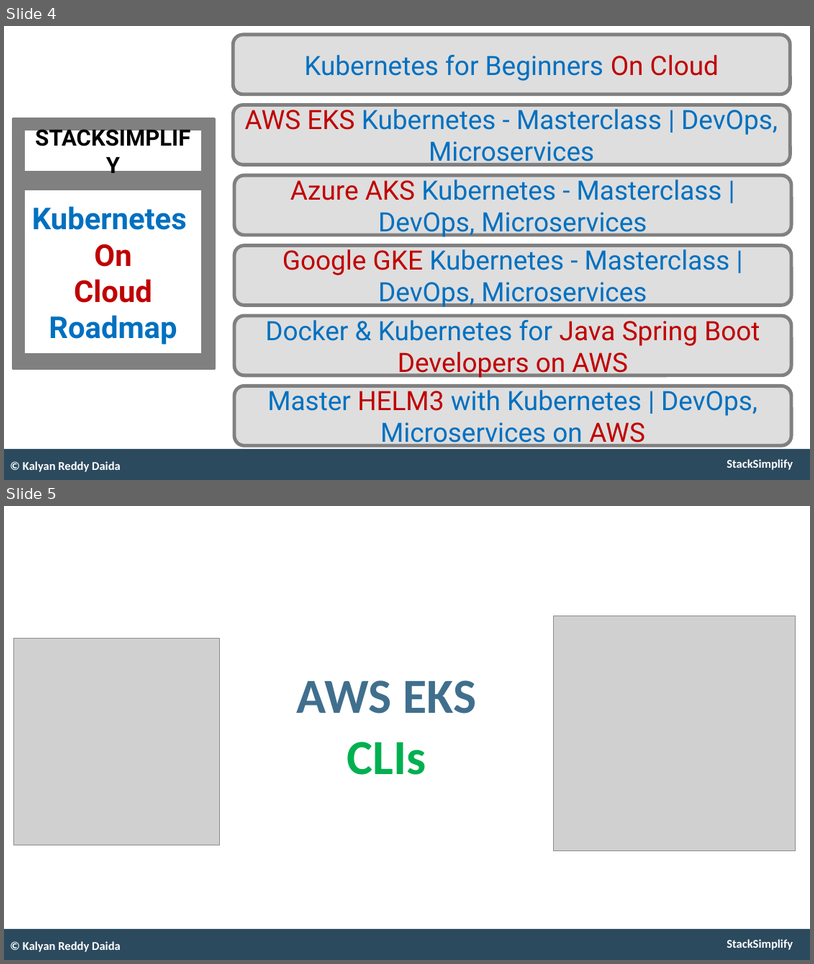
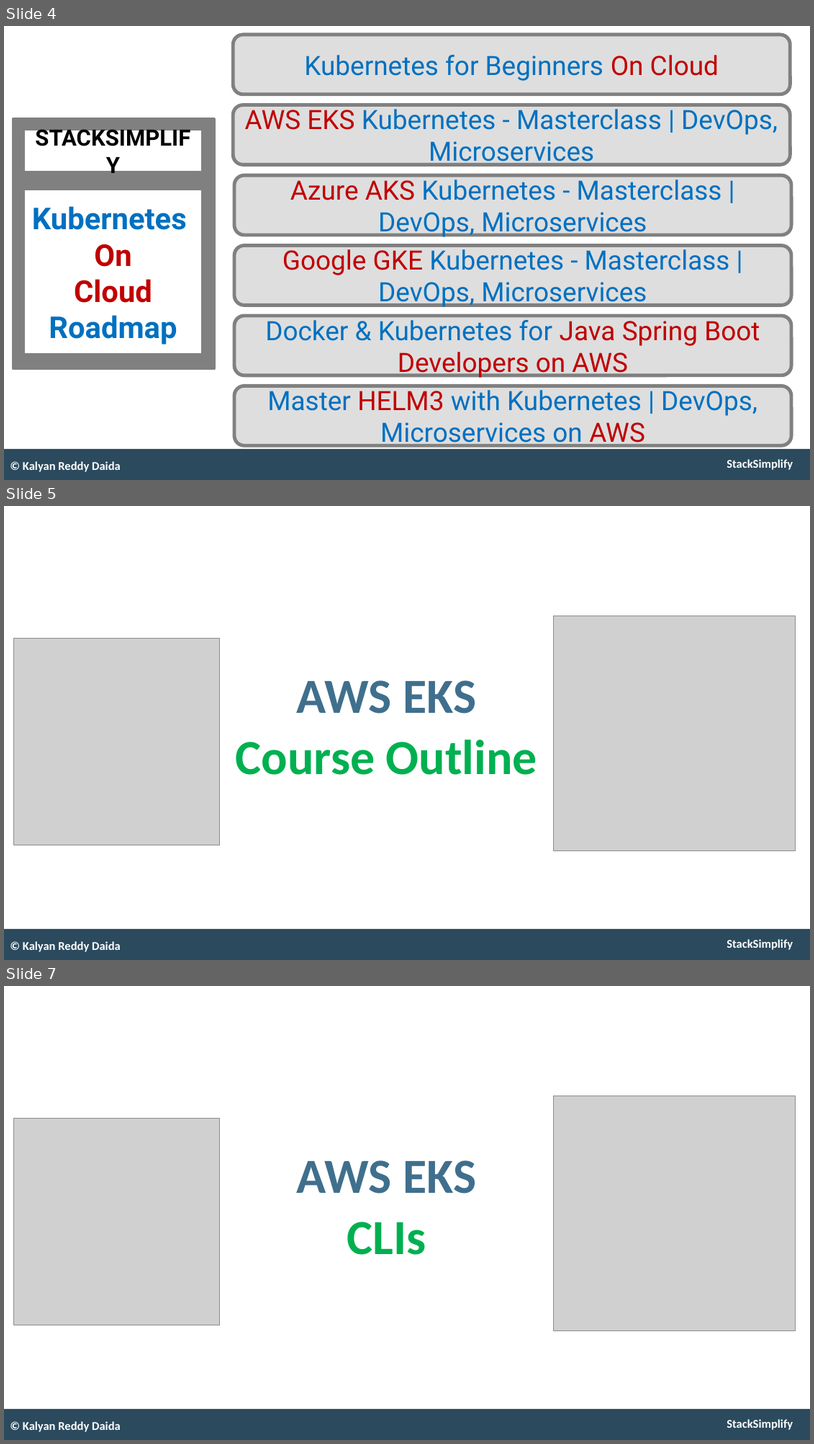
Before and after one commit to talvionyx/aws-eks-kubernetes-masterclass, a slide deck: presentation/AWS-Fargate-and-EKS-Masterclass.pptx. Shown one above the other, each under a label of ours: slides 4 and 5 before the commit, slides 4, 5 and 7 after it; the slides between them are not shown. The pictures are 814x964 and 814x1444 pixels, drawn with LibreOffice and Linux fonts; fonts in the diff are those of the drawing; grey boxes stand for pictures. Boxes give left, top, right and bottom in pixels: in the first picture for what was removed or moved away, otherwise in the second. Text is boxed around its words. In the diff, an @@ line names an element or a change of style, - is before the commit and + after.

```diff
--- a/presentation/AWS-Fargate-and-EKS-Masterclass.pptx
+++ b/presentation/AWS-Fargate-and-EKS-Masterclass.pptx
@@ slide 5 added at bbox=[4, 506, 810, 960], background #FFFFFF; not listed: 2 template elements that a slide beside it also shows @@
@@ picture added at bbox=[553, 615, 795, 850] @@
@@ picture added at bbox=[13, 638, 220, 844] @@
@@ text added at bbox=[236, 680, 538, 775], 70 pt, text #00B050, bold @@
+AWS EKS
+Course Outline
@@ text added at bbox=[23, 941, 121, 952], 17 pt, text #FFFFFF, bold @@
+© Kalyan Reddy Daida
@@ what was slide 5 is now slide 7 @@
```
Also in this commit, not shown: 7 slides changed, 6 other slides added, 1 slide removed, 1 other file.
